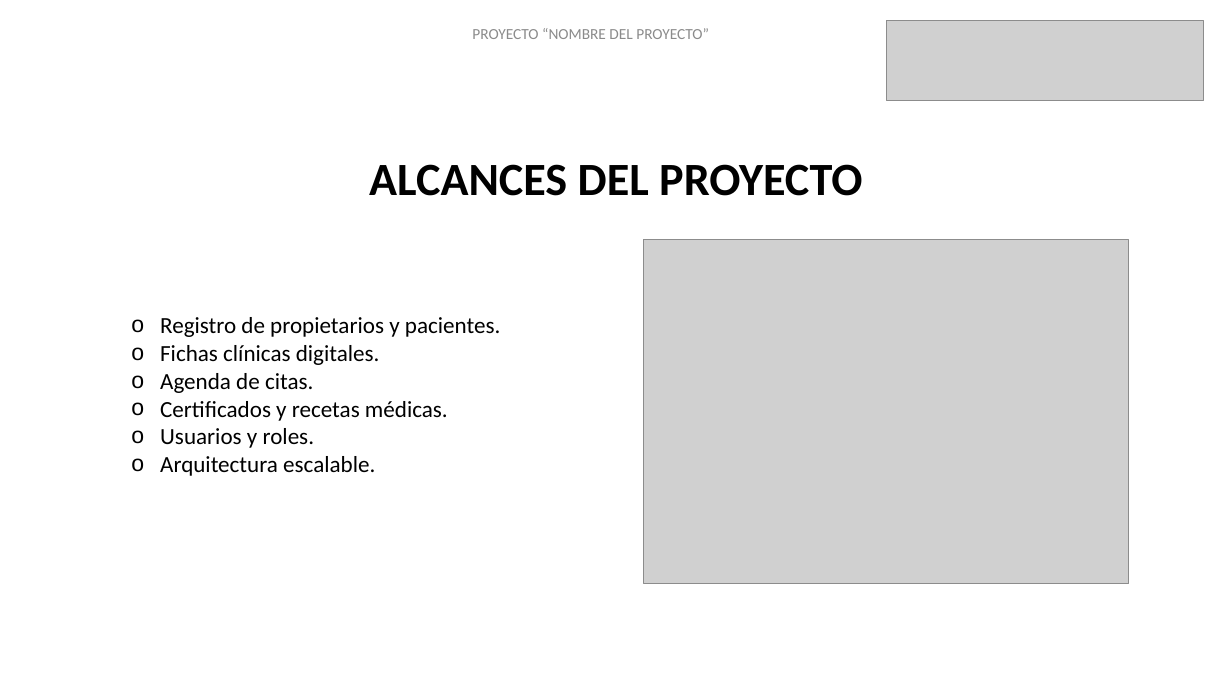
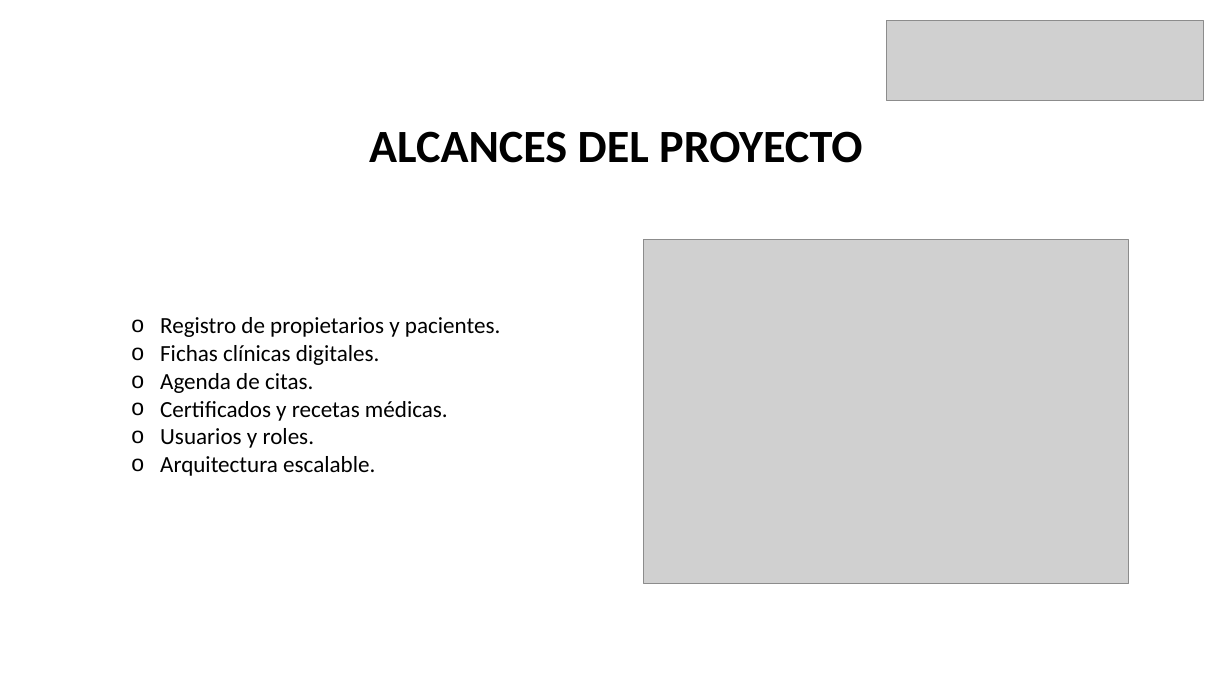
Before and after one commit to 4vil4/VeterinariaPucara, a slide deck: slide 6 of FASE 3/Evidencias Grupales/Presentación Capstone.pptx. Drawn at 1232x693 pixels with LibreOffice and Linux fonts; fonts in the diff are those of the drawing; grey boxes stand for pictures; background and template pictures are left out. Boxes give left, top, right and bottom in pixels: in the first picture for what was removed or moved away, otherwise in the second. Text is boxed around its words. In the diff, an @@ line names an element or a change of style, - is before the commit and + after.

```diff
--- a/FASE 3/Evidencias Grupales/Presentación Capstone.pptx
+++ b/FASE 3/Evidencias Grupales/Presentación Capstone.pptx
@@ text removed at (472, 28, 709, 39) @@
-PROYECTO “NOMBRE DEL PROYECTO”
@@ text "ALCANCES DEL PROYECTO": place and size @@
-text "ALCANCES DEL PROYECTO" at (369, 164, 862, 196)
+text "ALCANCES DEL PROYECTO" at (369, 131, 862, 163)
```
Also in this commit, not shown: 8 other slides changed, 2 slides added, 1 slide removed.
